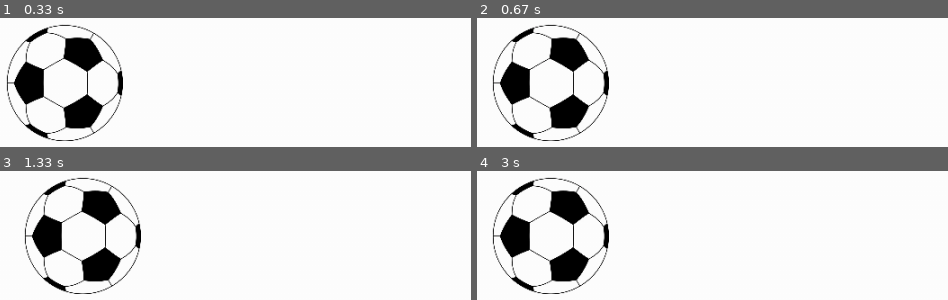
Above: before the commit, frames 1-4 (two rows, left to right).
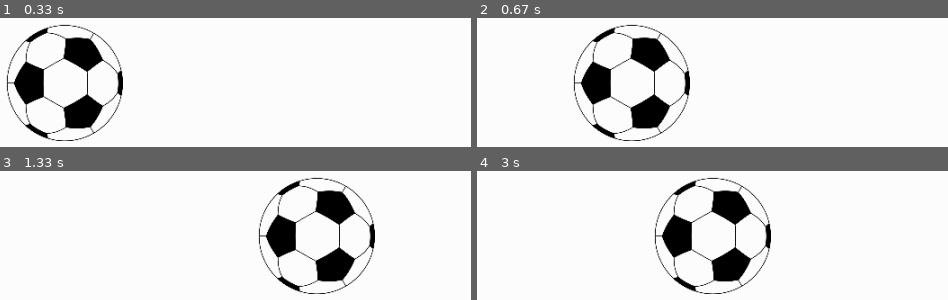
Above: after the commit, the same moments.

Repository: bhawesh2002/learning_path_to_PyGame
Game: pygame game, started from jumping obj/jumping_obj.py
The game is run twice, just before and just after one commit, with the same random seed, the same clock (stepped at 60 frames per second) and the same inputs.
Inputs:
- Up to frame 1 (0.33 s): no input
- Up to frame 2 (0.67 s): hold Right from 0.33 s (still down)
- Up to frame 3 (1.33 s): release Right at 0.8 s; hold Right 0.83-1.3 s
- Up to frame 4 (3 s): hold Left 1.33-1.87 s; hold Left 1.9-2.3 s; hold Right 2.33-2.97 s

Frame 1 is identical in both runs. In frame 2, 13% of the frame differs, in the area x 3-46%, y 4-96%; in frame 3, 14%, in the area x 5-80%, y 4-96%; in frame 4, 14%.

Commit message:
fix a bug

Diff:
--- a/jumping obj/jumping_obj.py
+++ b/jumping obj/jumping_obj.py
@@ -31,8 +31,8 @@
         if (event.type == QUIT or (event.type == KEYDOWN and event.key == K_q)):
             pygame.quit()
             sys.exit()
-        if(pygame.key.get_pressed()[pygame.K_RIGHT]):
-            x_dir += 10
-        if (pygame.key.get_pressed()[pygame.K_LEFT]):
-            x_dir -= 10
-        draw_screen()
+    if(pygame.key.get_pressed()[pygame.K_RIGHT]):
+            x_dir += 5
+    if (pygame.key.get_pressed()[pygame.K_LEFT]):
+            x_dir -= 5
+    draw_screen()
